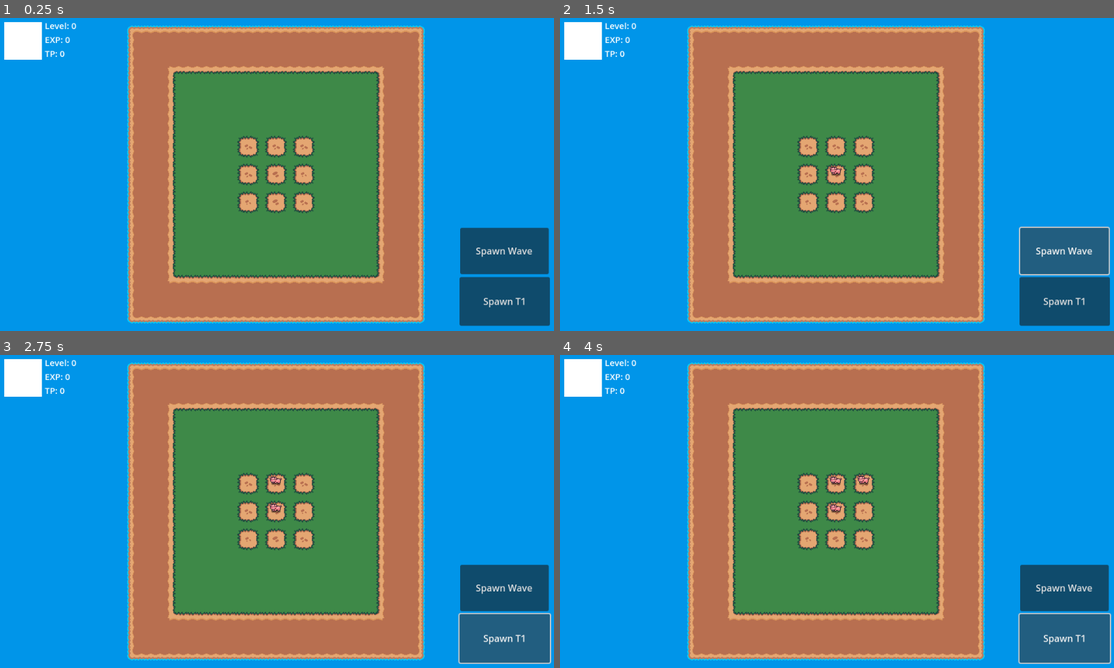
Above: before the commit, frames 1-4 (two rows, left to right).
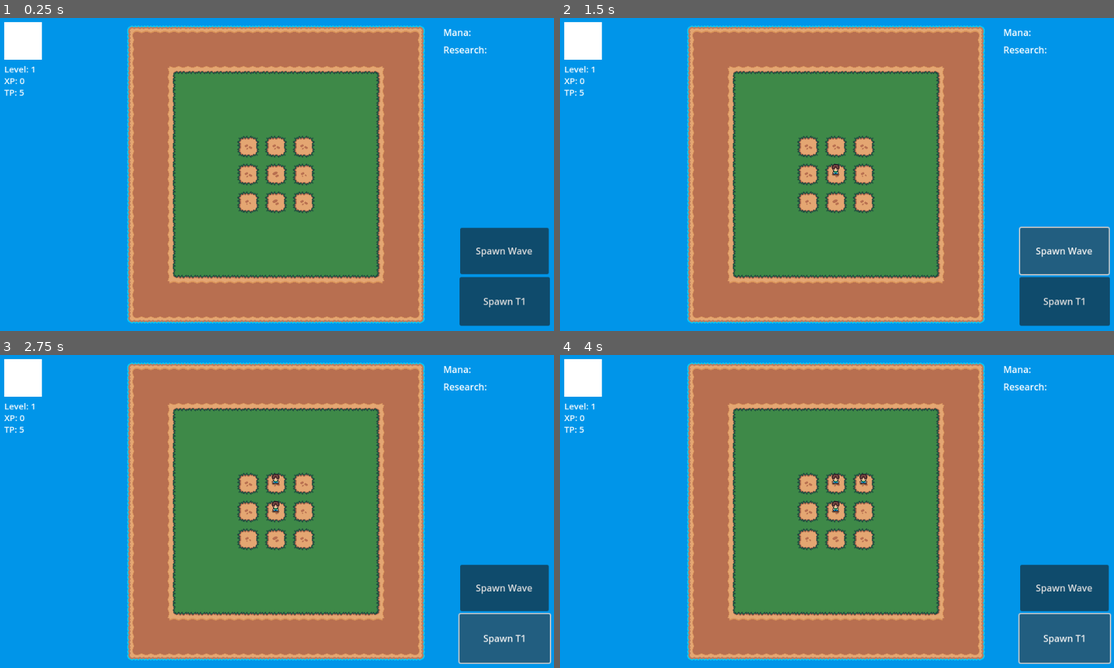
Above: after the commit, the same moments.

Repository: Rowan-Maynor/conjure
Game: Godot game, scene res://scenes/game.tscn
The game is run twice, just before and just after one commit, with the same random seed, the same clock (stepped at 60 frames per second) and the same inputs.
Inputs:
- Up to frame 1 (0.25 s): no input
- Up to frame 2 (1.5 s): click "Spawn T1" at 0.5 s; click "Spawn Wave" at 1.25 s
- Up to frame 3 (2.75 s): click "Spawn T1" at 2 s
- Up to frame 4 (4 s): click "Spawn Wave" at 2.75 s; click "Spawn T1" at 3.5 s

The runs differ from the first frame. In frame 1, 0.5% of the frame differs, in the area x 0-88%, y 1-25%; in frame 2, 0.5%; in frame 3, 0.6%; in frame 4, 0.6%, in the area x 0-88%, y 1-51%.

Commit message:
Player data is now stored as a resource

Diff:
--- /dev/null
+++ b/resources/player/player_data.tres
@@ -0,0 +1,10 @@
+[gd_resource type="Resource" script_class="Player_data" load_steps=2 format=3 uid="uid://crdr7vwimx8v5"]
+
+[ext_resource type="Script" uid="uid://dem02p8om4b10" path="res://scripts/player_data.gd" id="1_lx46u"]
+
+[resource]
+script = ExtResource("1_lx46u")
+level = 1
+exp = 2000
+tp = 5
+metadata/_custom_type_script = "uid://dem02p8om4b10"
--- /dev/null
+++ b/resources/units/human.tres
@@ -0,0 +1,12 @@
+[gd_resource type="Resource" script_class="Unit_data" load_steps=2 format=3 uid="uid://djkjrkyiq0rym"]
+
+[ext_resource type="Script" uid="uid://db2pd7vctcukq" path="res://scripts/unit_data.gd" id="1_ngi8q"]
+
+[resource]
+script = ExtResource("1_ngi8q")
+damage = 2
+health = 10
+speed = 100
+control = "player"
+type = "fire"
+metadata/_custom_type_script = "uid://db2pd7vctcukq"
--- a/scenes/game_ui.tscn
+++ b/scenes/game_ui.tscn
@@ -31,30 +31,30 @@
 
 [node name="level" type="Label" parent="."]
 layout_mode = 0
-offset_left = 80.0
-offset_top = 5.0
-offset_right = 129.0
-offset_bottom = 28.0
+offset_left = 10.0
+offset_top = 80.0
+offset_right = 59.0
+offset_bottom = 103.0
 theme = SubResource("Theme_fnul3")
 text = "Level: "
 metadata/_edit_lock_ = true
 
 [node name="exp" type="Label" parent="."]
 layout_mode = 0
-offset_left = 80.0
-offset_top = 29.0
-offset_right = 120.0
-offset_bottom = 52.0
+offset_left = 10.0
+offset_top = 100.0
+offset_right = 50.0
+offset_bottom = 123.0
 theme = SubResource("Theme_513t2")
-text = "EXP: "
+text = "XP: "
 metadata/_edit_lock_ = true
 
 [node name="tp" type="Label" parent="."]
 layout_mode = 0
-offset_left = 80.0
-offset_top = 53.0
-offset_right = 120.0
-offset_bottom = 76.0
+offset_left = 10.0
+offset_top = 120.0
+offset_right = 50.0
+offset_bottom = 143.0
 theme = SubResource("Theme_e6fyy")
 text = "TP:"
 metadata/_edit_lock_ = true
@@ -79,5 +79,27 @@
 script = ExtResource("2_513t2")
 metadata/_edit_lock_ = true
 
+[node name="Control" type="Control" parent="."]
+anchors_preset = 0
+offset_left = 768.0
+offset_top = 16.0
+offset_right = 950.0
+offset_bottom = 78.0
+
+[node name="mana" type="Label" parent="Control"]
+layout_mode = 0
+offset_right = 40.0
+offset_bottom = 23.0
+text = "Mana: "
+metadata/_edit_lock_ = true
+
+[node name="research" type="Label" parent="Control"]
+layout_mode = 0
+offset_top = 30.0
+offset_right = 80.0
+offset_bottom = 53.0
+text = "Research: "
+metadata/_edit_lock_ = true
+
 [connection signal="pressed" from="Button" to="Button" method="_on_pressed"]
 [connection signal="pressed" from="Button2" to="Button2" method="_on_pressed"]
--- /dev/null
+++ b/scenes/units/t1/human.tscn
@@ -0,0 +1,334 @@
+[gd_scene load_steps=43 format=3 uid="uid://b8uv4cs1ld83g"]
+
+[ext_resource type="Texture2D" uid="uid://6xoidkpb15s4" path="res://assets/sprites/Player/Player.png" id="1_p3orc"]
+[ext_resource type="Script" uid="uid://bmtnkgh3vjrpk" path="res://scripts/unit.gd" id="1_ybjwe"]
+[ext_resource type="Texture2D" uid="uid://ckdartvi5yj1y" path="res://assets/sprites/selection.png" id="2_ybjwe"]
+
+[sub_resource type="CircleShape2D" id="CircleShape2D_k32c4"]
+radius = 7.0
+
+[sub_resource type="CapsuleShape2D" id="CapsuleShape2D_7rom1"]
+radius = 8.0
+height = 26.0
+
+[sub_resource type="AtlasTexture" id="AtlasTexture_6hckw"]
+atlas = ExtResource("1_p3orc")
+region = Rect2(0, 0, 32, 32)
+
+[sub_resource type="AtlasTexture" id="AtlasTexture_xbpu7"]
+atlas = ExtResource("1_p3orc")
+region = Rect2(32, 0, 32, 32)
+
+[sub_resource type="AtlasTexture" id="AtlasTexture_lqxl2"]
+atlas = ExtResource("1_p3orc")
+region = Rect2(64, 0, 32, 32)
+
+[sub_resource type="AtlasTexture" id="AtlasTexture_cwh6u"]
+atlas = ExtResource("1_p3orc")
+region = Rect2(96, 0, 32, 32)
+
+[sub_resource type="AtlasTexture" id="AtlasTexture_h5q40"]
+atlas = ExtResource("1_p3orc")
+region = Rect2(128, 0, 32, 32)
+
+[sub_resource type="AtlasTexture" id="AtlasTexture_kfq4r"]
+atlas = ExtResource("1_p3orc")
+region = Rect2(160, 0, 32, 32)
+
+[sub_resource type="AtlasTexture" id="AtlasTexture_edd75"]
+atlas = ExtResource("1_p3orc")
+region = Rect2(0, 32, 32, 32)
+
+[sub_resource type="AtlasTexture" id="AtlasTexture_o0gv6"]
+atlas = ExtResource("1_p3orc")
+region = Rect2(32, 32, 32, 32)
+
+[sub_resource type="AtlasTexture" id="AtlasTexture_k1mp5"]
+atlas = ExtResource("1_p3orc")
+region = Rect2(64, 32, 32, 32)
+
+[sub_resource type="AtlasTexture" id="AtlasTexture_bxc3p"]
+atlas = ExtResource("1_p3orc")
+region = Rect2(96, 32, 32, 32)
+
+[sub_resource type="AtlasTexture" id="AtlasTexture_va7y2"]
+atlas = ExtResource("1_p3orc")
+region = Rect2(128, 32, 32, 32)
+
+[sub_resource type="AtlasTexture" id="AtlasTexture_aophd"]
+atlas = ExtResource("1_p3orc")
+region = Rect2(160, 32, 32, 32)
+
+[sub_resource type="AtlasTexture" id="AtlasTexture_2obe8"]
+atlas = ExtResource("1_p3orc")
+region = Rect2(0, 64, 32, 32)
+
+[sub_resource type="AtlasTexture" id="AtlasTexture_bxrmc"]
+atlas = ExtResource("1_p3orc")
+region = Rect2(32, 64, 32, 32)
+
+[sub_resource type="AtlasTexture" id="AtlasTexture_duxfa"]
+atlas = ExtResource("1_p3orc")
+region = Rect2(64, 64, 32, 32)
+
+[sub_resource type="AtlasTexture" id="AtlasTexture_5174u"]
+atlas = ExtResource("1_p3orc")
+region = Rect2(96, 64, 32, 32)
+
+[sub_resource type="AtlasTexture" id="AtlasTexture_hh1nw"]
+atlas = ExtResource("1_p3orc")
+region = Rect2(128, 64, 32, 32)
+
+[sub_resource type="AtlasTexture" id="AtlasTexture_i23hu"]
+atlas = ExtResource("1_p3orc")
+region = Rect2(160, 64, 32, 32)
+
+[sub_resource type="AtlasTexture" id="AtlasTexture_gya44"]
+atlas = ExtResource("1_p3orc")
+region = Rect2(0, 96, 32, 32)
+
+[sub_resource type="AtlasTexture" id="AtlasTexture_8hy5e"]
+atlas = ExtResource("1_p3orc")
+region = Rect2(32, 96, 32, 32)
+
+[sub_resource type="AtlasTexture" id="AtlasTexture_t4wuj"]
+atlas = ExtResource("1_p3orc")
+region = Rect2(64, 96, 32, 32)
+
+[sub_resource type="AtlasTexture" id="AtlasTexture_u0m0o"]
+atlas = ExtResource("1_p3orc")
+region = Rect2(96, 96, 32, 32)
+
+[sub_resource type="AtlasTexture" id="AtlasTexture_evwql"]
+atlas = ExtResource("1_p3orc")
+region = Rect2(128, 96, 32, 32)
+
+[sub_resource type="AtlasTexture" id="AtlasTexture_ovs75"]
+atlas = ExtResource("1_p3orc")
+region = Rect2(160, 96, 32, 32)
+
+[sub_resource type="AtlasTexture" id="AtlasTexture_ikx4k"]
+atlas = ExtResource("1_p3orc")
+region = Rect2(0, 128, 32, 32)
+
+[sub_resource type="AtlasTexture" id="AtlasTexture_8ymyc"]
+atlas = ExtResource("1_p3orc")
+region = Rect2(32, 128, 32, 32)
+
+[sub_resource type="AtlasTexture" id="AtlasTexture_140nq"]
+atlas = ExtResource("1_p3orc")
+region = Rect2(64, 128, 32, 32)
+
+[sub_resource type="AtlasTexture" id="AtlasTexture_48r1r"]
+atlas = ExtResource("1_p3orc")
+region = Rect2(96, 128, 32, 32)
+
+[sub_resource type="AtlasTexture" id="AtlasTexture_67j6r"]
+atlas = ExtResource("1_p3orc")
+region = Rect2(128, 128, 32, 32)
+
+[sub_resource type="AtlasTexture" id="AtlasTexture_pe53k"]
+atlas = ExtResource("1_p3orc")
+region = Rect2(160, 128, 32, 32)
+
+[sub_resource type="AtlasTexture" id="AtlasTexture_fm5d5"]
+atlas = ExtResource("1_p3orc")
+region = Rect2(0, 160, 32, 32)
+
+[sub_resource type="AtlasTexture" id="AtlasTexture_2trp4"]
+atlas = ExtResource("1_p3orc")
+region = Rect2(32, 160, 32, 32)
+
+[sub_resource type="AtlasTexture" id="AtlasTexture_faane"]
+atlas = ExtResource("1_p3orc")
+region = Rect2(64, 160, 32, 32)
+
+[sub_resource type="AtlasTexture" id="AtlasTexture_u1go2"]
+atlas = ExtResource("1_p3orc")
+region = Rect2(96, 160, 32, 32)
+
+[sub_resource type="AtlasTexture" id="AtlasTexture_1w3nd"]
+atlas = ExtResource("1_p3orc")
+region = Rect2(128, 160, 32, 32)
+
+[sub_resource type="AtlasTexture" id="AtlasTexture_5nrvo"]
+atlas = ExtResource("1_p3orc")
+region = Rect2(160, 160, 32, 32)
+
+[sub_resource type="SpriteFrames" id="SpriteFrames_wej26"]
+animations = [{
+"frames": [{
+"duration": 1.0,
+"texture": SubResource("AtlasTexture_6hckw")
+}, {
+"duration": 1.0,
+"texture": SubResource("AtlasTexture_xbpu7")
+}, {
+"duration": 1.0,
+"texture": SubResource("AtlasTexture_lqxl2")
+}, {
+"duration": 1.0,
+"texture": SubResource("AtlasTexture_cwh6u")
+}, {
+"duration": 1.0,
+"texture": SubResource("AtlasTexture_h5q40")
+}, {
+"duration": 1.0,
+"texture": SubResource("AtlasTexture_kfq4r")
+}],
+"loop": true,
+"name": &"idle_down",
+"speed": 5.0
+}, {
+"frames": [{
+"duration": 1.0,
+"texture": SubResource("AtlasTexture_edd75")
+}, {
+"duration": 1.0,
+"texture": SubResource("AtlasTexture_o0gv6")
+}, {
+"duration": 1.0,
+"texture": SubResource("AtlasTexture_k1mp5")
+}, {
+"duration": 1.0,
+"texture": SubResource("AtlasTexture_bxc3p")
+}, {
+"duration": 1.0,
+"texture": SubResource("AtlasTexture_va7y2")
+}, {
+"duration": 1.0,
+"texture": SubResource("AtlasTexture_aophd")
+}],
+"loop": true,
+"name": &"idle_side",
+"speed": 5.0
+}, {
+"frames": [{
+"duration": 1.0,
+"texture": SubResource("AtlasTexture_2obe8")
+}, {
+"duration": 1.0,
+"texture": SubResource("AtlasTexture_bxrmc")
+}, {
+"duration": 1.0,
+"texture": SubResource("AtlasTexture_duxfa")
+}, {
+"duration": 1.0,
+"texture": SubResource("AtlasTexture_5174u")
+}, {
+"duration": 1.0,
+"texture": SubResource("AtlasTexture_hh1nw")
+}, {
+"duration": 1.0,
+"texture": SubResource("AtlasTexture_i23hu")
+}],
+"loop": true,
+"name": &"idle_up",
+"speed": 5.0
+}, {
+"frames": [{
+"duration": 1.0,
+"texture": SubResource("AtlasTexture_gya44")
+}, {
+"duration": 1.0,
+"texture": SubResource("AtlasTexture_8hy5e")
+}, {
+"duration": 1.0,
+"texture": SubResource("AtlasTexture_t4wuj")
+}, {
+"duration": 1.0,
+"texture": SubResource("AtlasTexture_u0m0o")
+}, {
+"duration": 1.0,
+"texture": SubResource("AtlasTexture_evwql")
+}, {
+"duration": 1.0,
+"texture": SubResource("AtlasTexture_ovs75")
+}],
+"loop": true,
+"name": &"move_down",
+"speed": 5.0
+}, {
+"frames": [{
+"duration": 1.0,
+"texture": SubResource("AtlasTexture_ikx4k")
+}, {
+"duration": 1.0,
+"texture": SubResource("AtlasTexture_8ymyc")
+}, {
+"duration": 1.0,
+"texture": SubResource("AtlasTexture_140nq")
+}, {
+"duration": 1.0,
+"texture": SubResource("AtlasTexture_48r1r")
+}, {
+"duration": 1.0,
+"texture": SubResource("AtlasTexture_67j6r")
+}, {
+"duration": 1.0,
+"texture": SubResource("AtlasTexture_pe53k")
+}],
+"loop": true,
+"name": &"move_side",
+"speed": 5.0
+}, {
+"frames": [{
+"duration": 1.0,
+"texture": SubResource("AtlasTexture_fm5d5")
+}, {
+"duration": 1.0,
+"texture": SubResource("AtlasTexture_2trp4")
+}, {
+"duration": 1.0,
+"texture": SubResource("AtlasTexture_faane")
+}, {
+"duration": 1.0,
+"texture": SubResource("AtlasTexture_u1go2")
+}, {
+"duration": 1.0,
+"texture": SubResource("AtlasTexture_1w3nd")
+}, {
+"duration": 1.0,
+"texture": SubResource("AtlasTexture_5nrvo")
+}],
+"loop": true,
+"name": &"move_up",
+"speed": 5.0
+}]
+
+[node name="Human" type="CharacterBody2D"]
+collision_layer = 2
+collision_mask = 3
+script = ExtResource("1_ybjwe")
+
+[node name="CollisionShape2D" type="CollisionShape2D" parent="."]
+z_index = -1
+rotation = 1.5708
+shape = SubResource("CircleShape2D_k32c4")
+metadata/_edit_lock_ = true
+
+[node name="selection_area" type="Area2D" parent="."]
+collision_layer = 4
+collision_mask = 0
+metadata/_edit_lock_ = true
+
+[node name="CollisionShape2D" type="CollisionShape2D" parent="selection_area"]
+position = Vector2(0, -8)
+shape = SubResource("CapsuleShape2D_7rom1")
+metadata/_edit_lock_ = true
+
+[node name="AnimatedSprite2D" type="AnimatedSprite2D" parent="."]
+position = Vector2(0, -7)
+sprite_frames = SubResource("SpriteFrames_wej26")
+animation = &"move_up"
+autoplay = "idle_down"
+offset = Vector2(-0.5, 0)
+metadata/_edit_lock_ = true
+
+[node name="selection_sprite" type="Sprite2D" parent="."]
+visible = false
+show_behind_parent = true
+scale = Vector2(1, 0.5)
+texture = ExtResource("2_ybjwe")
+
+[node name="NavigationAgent2D" type="NavigationAgent2D" parent="."]
--- a/scripts/game.gd
+++ b/scripts/game.gd
@@ -1,8 +1,7 @@
 extends Node2D
 
 #handles player save data
-var player_data_path = "user://player_data.json"
-var player_data: Dictionary = {}
+@export var player_data: Player_data
 
 #handles wave information
 @export var wave_data: Wave_data
@@ -16,13 +15,10 @@
 @onready var selection_collision = $selection_area/CollisionShape2D
 
 func _ready():
-	load_player_data(player_data_path)
-	update_player_data_ui(player_data)
+	player_data = load("res://resources/player/player_data.tres")
+	update_player_data_ui()
 
 func _input(event: InputEvent) -> void:
-	if(Input.is_action_pressed("clear_data")):
-		clear_player_data(player_data_path)
-
 	if(Input.is_action_just_released("right_click")):
 		for unit in selected:
 			unit.click_position = get_global_mouse_position()
@@ -103,47 +99,10 @@
 
 	return new_position
 
-func update_player_data_ui(data):
-	$"Main-ui/level".text = "Level: " + str(int(data.level))
-	$"Main-ui/exp".text = "EXP: " + str(int(data.exp))
-	$"Main-ui/tp".text = "TP: " + str(int(data.tp))
-
-func load_player_data(path):
-	if not FileAccess.file_exists(path):
-		print("No save file found, attempting to create")
-		var data = {
-			"exp":0.0,
-			"level":0.0,
-			"name":"Test Name 1",
-			"tp":0.0
-			}
-		save_player_data(path, data)
-
-	var file = FileAccess.open(path, FileAccess.READ)
-	var json = file.get_as_text()
-	var json_object = JSON.new()
-
-	json_object.parse(json)
-	player_data = json_object.data
-
-func save_player_data(path, data):
-	var file = FileAccess.open(path, FileAccess.WRITE)
-	if file:
-		var json_text = JSON.stringify(data)
-		file.store_string(json_text)
-	else:
-		print("Failed to open or create file")
-
-func clear_player_data(path):
-	var data = {
-		"exp":0.0,
-		"level":0.0,
-		"name":"Test Name 1",
-		"tp":0.0
-		}
-	save_player_data(path, data)
-	load_player_data(path)
-	update_player_data_ui(player_data)
+func update_player_data_ui():
+	$"Main-ui/level".text = "Level: " + str(int(player_data.level))
+	$"Main-ui/exp".text = "XP: " + str(int(player_data.xp))
+	$"Main-ui/tp".text = "TP: " + str(int(player_data.tp))
 
 
 #timer that handles the spawning of waves
--- /dev/null
+++ b/scripts/player_data.gd
@@ -0,0 +1,6 @@
+extends Resource
+class_name Player_data
+
+@export var level: int
+@export var xp: int
+@export var tp: int
--- a/scripts/spawn_t1.gd
+++ b/scripts/spawn_t1.gd
@@ -1,15 +1,15 @@
 extends Button
 
 var t1_units = [
-	"pig",
+	"human",
 ]
 
 var unit_scene_path = {
-	"pig": "res://scenes/units/t1/pig.tscn"
+	"human": "res://scenes/units/t1/human.tscn"
 }
 
 var unit_data_path = {
-	"pig": "res://resources/units/pig.tres"
+	"human": "res://resources/units/human.tres"
 }
 
 func _on_pressed():
Not shown, added: scripts/player_data.gd.uid
